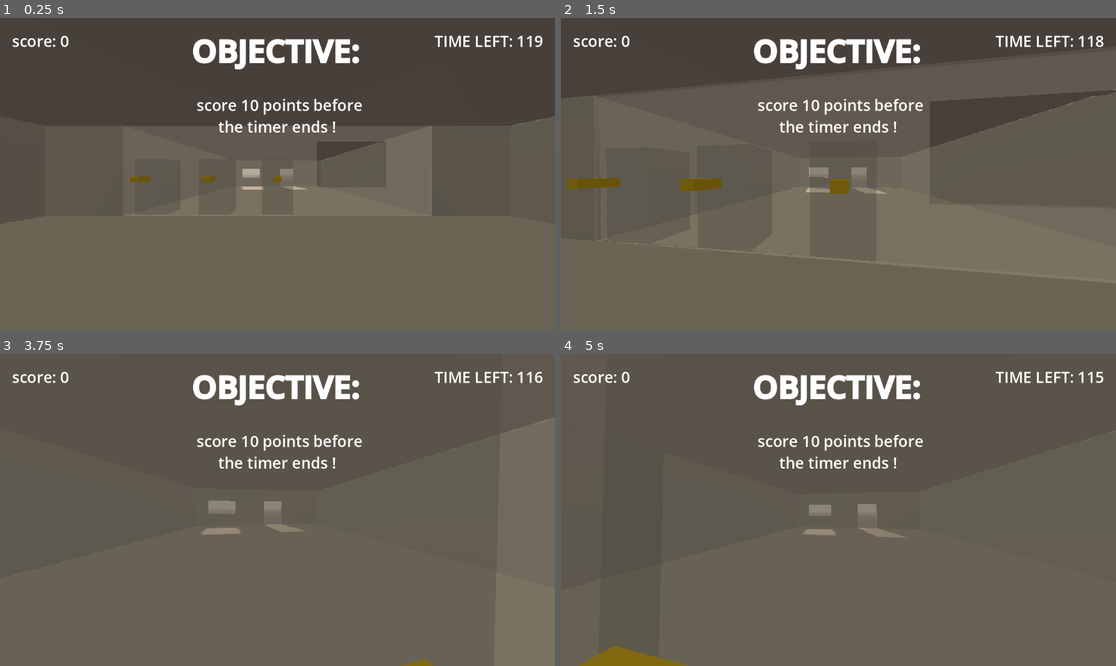
Above: before the commit, frames 1-4 (two rows, left to right).
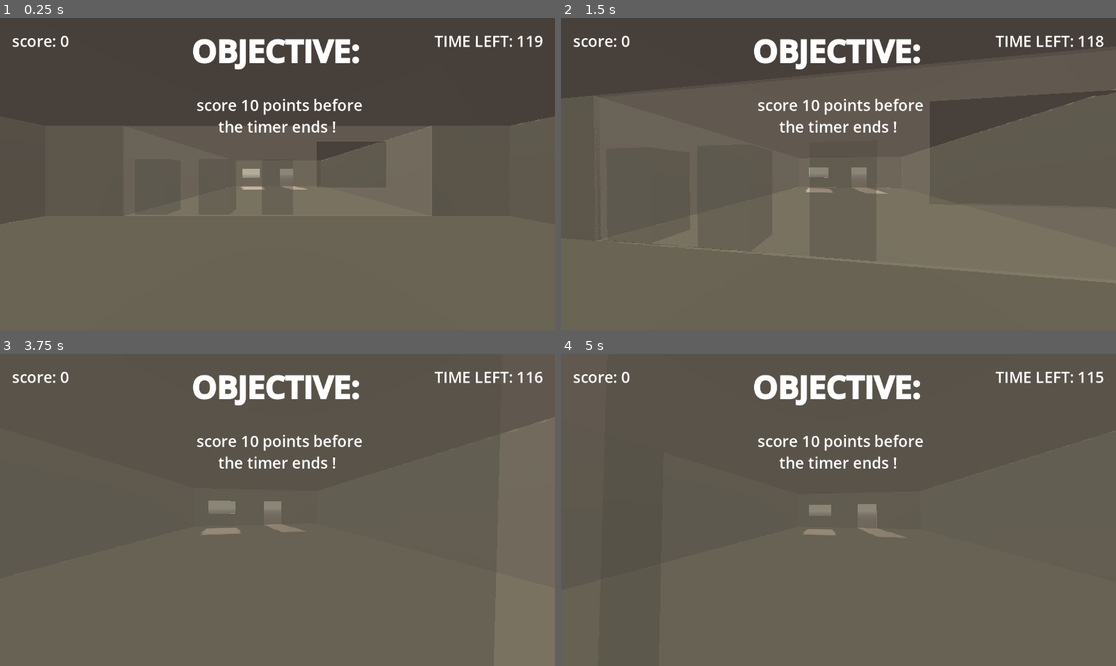
Above: after the commit, the same moments.

Repository: Sunday-Studio-Team/cafe
Game: Godot game, scene res://main.tscn
Two runs of this game, one before a commit and one after it. Both use one fixed random seed, a clock stepped at 60 frames per second and the inputs below.
Inputs (mouse positions are in pixels of both pictures, inside the frame that each line leads up to):
- Up to frame 1 (0.25 s): no input
- Up to frame 2 (1.5 s): tap Enter at 0.5 s; move the mouse to (866, 174) at 0.52 s; hold E (interact) 0.53-1.28 s; hold W (move_forward) from 0.53 s (still down); move the mouse to (810, 174) at 1.27 s; tap E (interact) at 1.35 s
- Up to frame 3 (3.75 s): keep holding W (move_forward); move the mouse to (288, 503) at 2.02 s; hold E (interact) 2.03-2.78 s; tap I at 2.1 s; tap Space at 2.75 s; move the mouse to (271, 516) at 2.77 s; tap E (interact) at 2.85 s; tap Enter at 3.5 s; move the mouse to (316, 513) at 3.52 s; hold E (interact) from 3.53 s (still down)
- Up to frame 4 (5 s): keep holding W (move_forward); move the mouse to (794, 506) at 4.27 s; release E (interact) at 4.28 s; tap I at 4.35 s; tap E (interact) at 4.55 s

The runs differ from the first frame. In frame 1, 0.1% of the frame differs, in the area x 23-51%, y 50-53%; in frame 2, 0.7%, in the area x 1-52%, y 51-57%; in frame 3, less than 0.1%; in frame 4, 0.7%.

Commit message:
Hold Button For Drink Completion

Diff:
--- a/godot/interactable.gd
+++ b/godot/interactable.gd
@@ -19,6 +19,7 @@
 #Holding Interaction
 @export var hold_to_interact: bool = false
 @export var time_to_hold: float = 5
+var time_held : float = 0
 
 var enabled := true
 
@@ -32,10 +33,22 @@
 		mesh.material_overlay = null
 		return
 
+	#Hold to press
+	#Detects how long a button is pressed
+	if Input.is_action_pressed("interact") and hold_to_interact:
+		#Note: Move time_held to the interaction
+		time_held += 1 * _delta
+		#print(time_held, " / ", time_to_hold)
+		if time_held >= time_to_hold:
+			interacted.emit()
+	else:
+		time_held = 0
+
 	mesh.material_overlay = ShaderMaterial.new()
 	mesh.material_overlay.shader = Global.hover_shader
 
-	if Input.is_action_just_pressed("interact"):
+	#One time press
+	if Input.is_action_just_pressed("interact") and not hold_to_interact:
 		interacted.emit()
 
 
--- a/godot/machine.gd
+++ b/godot/machine.gd
@@ -33,6 +33,7 @@
 func _ready() -> void:
 	accept_button.interacted.connect(_on_accept_button_presssed)
 	reject_button.interacted.connect(_on_reject_button_pressed)
+	make_drink_button.interacted.connect(_on_make_drink_button_pressed)
 	timer.timeout.connect(_on_order_finished)
 
 	progress_indicator.hide()
@@ -47,6 +48,7 @@
 	progress_indicator.visible = not timer.is_stopped()
 	accept_button.visible = waiting_for_response
 	reject_button.visible = waiting_for_response
+	make_drink_button.visible = waiting_for_response
 	waiting_approval_indicator.visible = waiting_for_response
 
 
@@ -57,6 +59,24 @@
 	customer_order_indicator.show()
 	timer.start()
 
+#Gives a specified score to the score drink
+func score_drink_set(drink_score: int) -> void:
+
+	match drink_score:
+		-3:
+			score_label.modulate = Color.DARK_RED
+			score_label.text = "-3 (drink TOTALLY wrong)"
+		-1:
+			score_label.modulate = Color.RED
+			score_label.text = "-1 (drink mostly wrong)"
+		+1:
+			score_label.modulate = Color.GREEN_YELLOW
+			score_label.text = "+1 (drink partially correct)"
+		+3:
+			score_label.modulate = Color.GREEN
+			score_label.text = "+3 (drink correct)"
+
+	score_label.show()
 
 func score_drink() -> void:
 	drink_score = 0
@@ -125,3 +145,17 @@
 	timer.start()
 	progress_indicator.show()
 	waiting_for_response = false
+
+#Triggers when the player holds on long enough
+func _on_make_drink_button_pressed() -> void:
+	#Note: Should probably remove hardcoded value and base it off a table or enum
+	#Must hold in order to work
+	score_drink_set(3)
+
+	#From accept button, removes customer
+	Global.score += 3
+	await get_tree().create_timer(randf_range(1, 2), false).timeout
+	waiting_for_response = false
+	completed_order = null
+	Events.customer_left_machine.emit(customer, drink_score)
+	customer = null
--- a/godot/machine.tscn
+++ b/godot/machine.tscn
@@ -41,7 +41,7 @@
 material = SubResource("StandardMaterial3D_ioi8x")
 size = Vector3(0.22, 0.15, 0.3)
 
-[node name="Machine" type="Node3D" unique_id=1346980836 node …(122 unchanged characters)… final_order_indicator", "score_label", "accept_button", "reject_button", "waiting_approval_indicator")]
+[node name="Machine" type="Node3D" unique_id=1346980836 node …(122 unchanged characters)… final_order_indicator", "score_label", "make_drink_button", "accept_button", "reject_button", "waiting_approval_indicator")]
 script = ExtResource("1_6a4ke")
 spot_for_customer = NodePath("SpotForCustomer")
 progress_indicator = NodePath("ProgressIndicator")
@@ -50,6 +50,7 @@
 customer_order_indicator = NodePath("CustomerOrderIndicator")
 final_order_indicator = NodePath("MachineOrderIndicator")
 score_label = NodePath("AcceptButton/ScoreLabel")
+make_drink_button = NodePath("MakeDrinkButton")
 accept_button = NodePath("AcceptButton")
 reject_button = NodePath("RejectButton")
 waiting_approval_indicator = NodePath("WaitingApprovalIndicator")
@@ -121,8 +122,9 @@
 collision_layer = 2
 collision_mask = 0
 script = ExtResource("5_ioi8x")
-display_name = "[color=red]reject button"
+display_name = "[color=yellow]Make Drink"
 mesh = NodePath("MeshInstance3D")
+hold_to_interact = true
 
 [node name="MeshInstance3D" type="MeshInstance3D" parent="MakeDrinkButton" unique_id=432966545]
 transform = Transform3D(1, 0, 0, 0, 1, 0, 0, 0, 1, 0, 0.12589586, 0.03169334)
Not shown: 1 places in godot/main.tscn that only renumber resources
